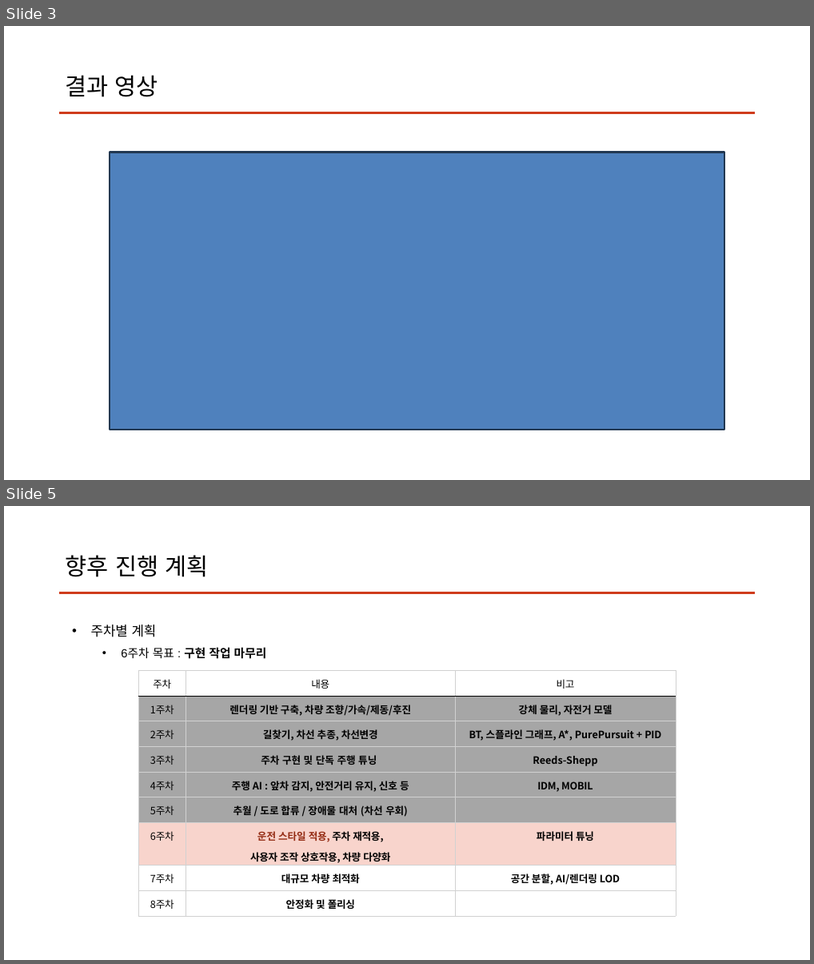
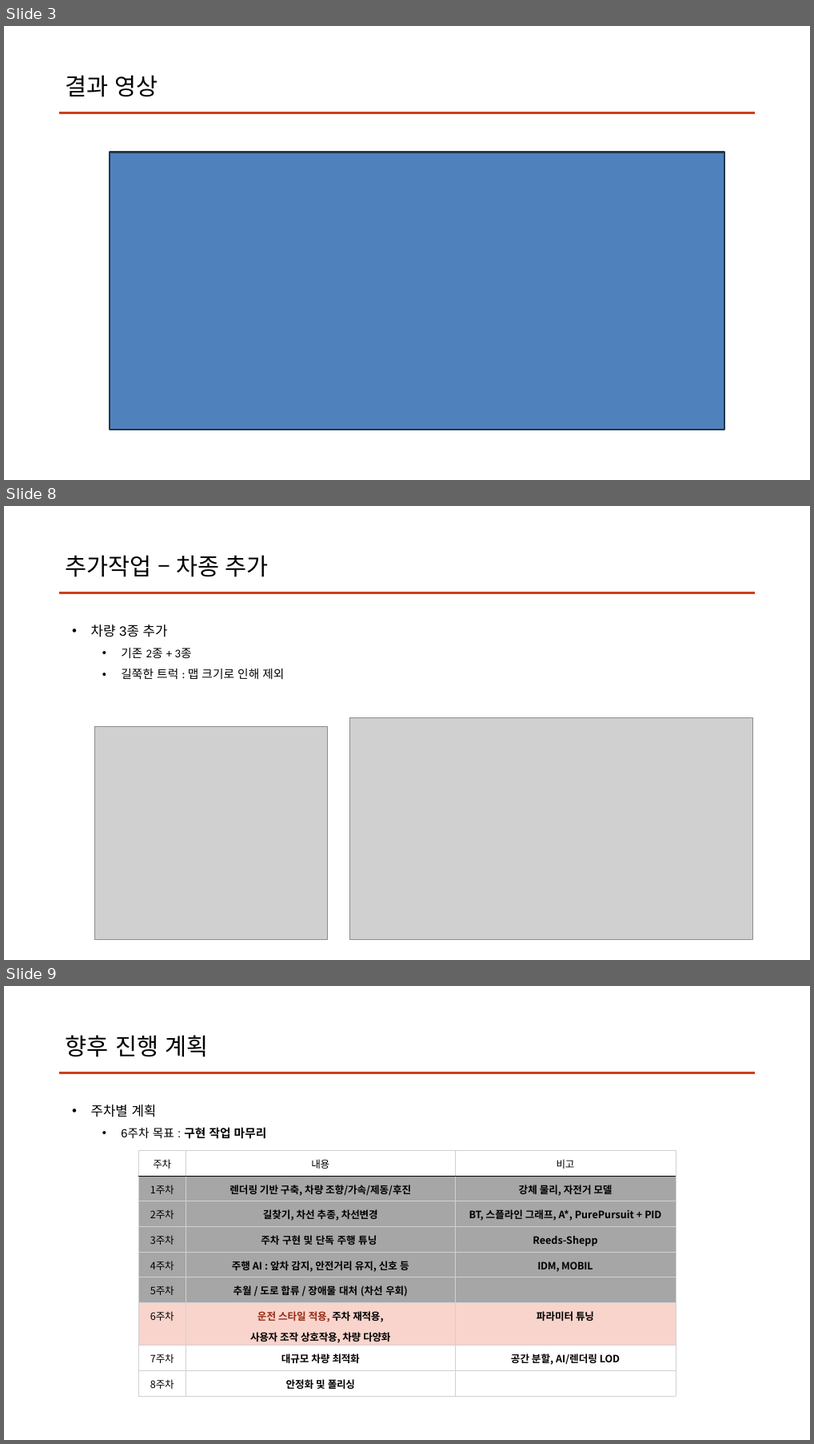
Before and after one commit to clwmrndl92/PA26-Car-Road-AI-Sim, a slide deck: Report/6주차.pptx. Shown one above the other, each under a label of ours: slides 3 and 5 before the commit, slides 3, 8 and 9 after it; the slides between them are not shown. The pictures are 814x964 and 814x1444 pixels, drawn with LibreOffice and Linux fonts; fonts in the diff are those of the drawing; grey boxes stand for pictures. Boxes give left, top, right and bottom in pixels: in the first picture for what was removed or moved away, otherwise in the second. Text is boxed around its words. In the diff, an @@ line names an element or a change of style, - is before the commit and + after.

Commit message:
회사 주차장 추가

```diff
--- a/Report/6주차.pptx
+++ b/Report/6주차.pptx
@@ slide 8 added at (4,506,810,960), background #FFFFFF @@
@@ title added at (66,555,269,577), 28 pt, text #000000 @@
+추가작업 – 차종 추가
@@ freeform shape added at (60,592,755,592), outline #CF3C1C 2.25 pt @@
@@ text added at (91,624,284,679), 14 pt, text #000000 @@
+• 차량 3종 추가
+  • 기존 2종 + 3종
+  • 길쭉한 트럭 : 맵 크기로 인해 제외
@@ picture added at (350,718,753,940) @@
@@ picture added at (94,727,328,939) @@
@@ what was slide 5 is now slide 9 @@
```
Also in this commit, not shown: 2 slides changed, 3 other slides added, 7 other files.
